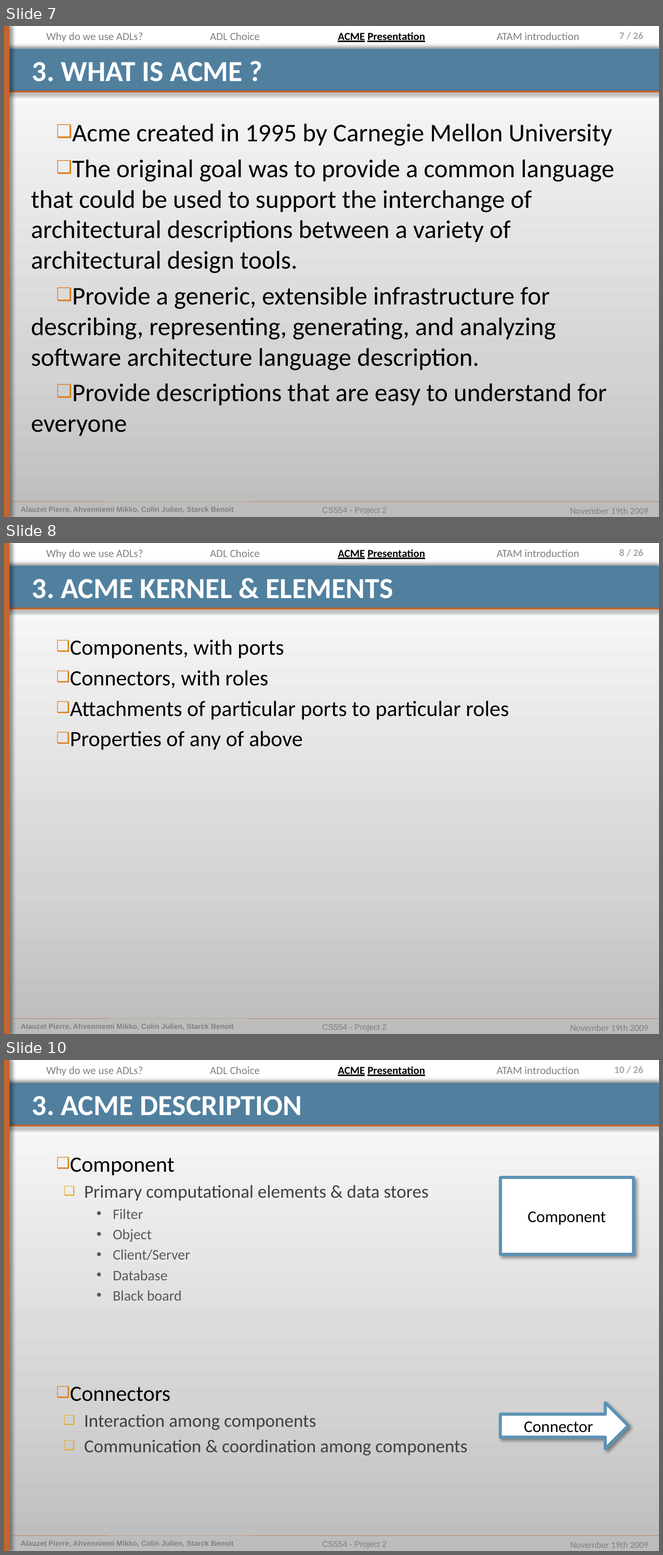
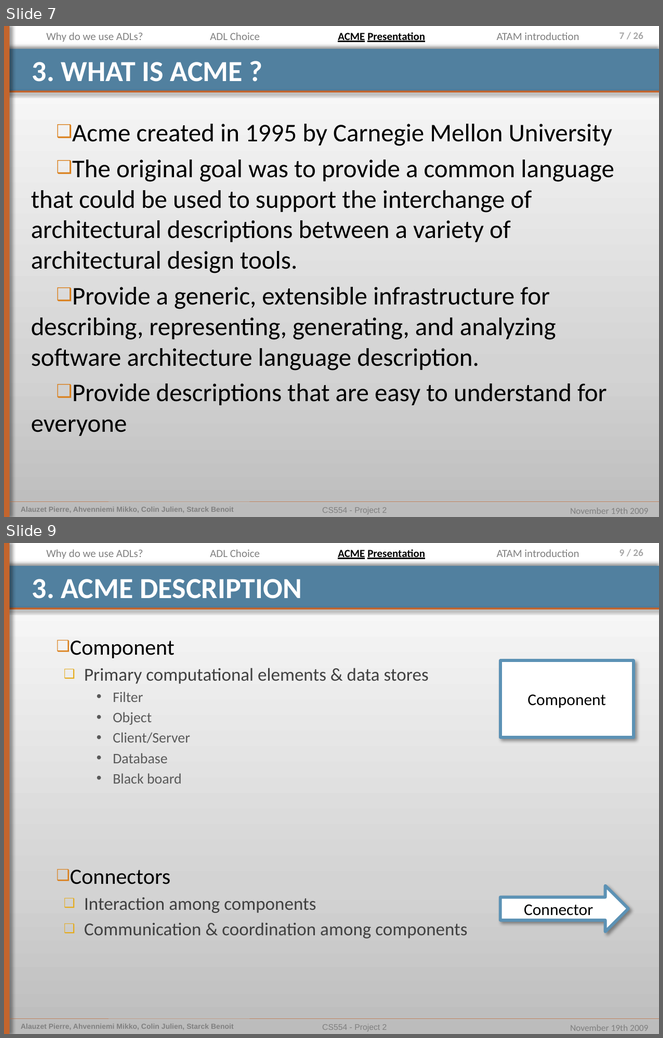
Before and after one commit to pierrealauzet/euroteam, a slide deck: Project 2/Part2/CS554_EuroTeam_Project2_OP5.pptx. Shown one above the other, each under a label of ours: slides 7, 8 and 10 before the commit, slides 7 and 9 after it; the slides between them are not shown. The pictures are 663x1555 and 663x1038 pixels, drawn with LibreOffice and Linux fonts; fonts in the diff are those of the drawing. Boxes give left, top, right and bottom in pixels: in the first picture for what was removed or moved away, otherwise in the second. Text is boxed around its words. In the diff, an @@ line names an element or a change of style, - is before the commit and + after.

```diff
--- a/Project 2/Part2/CS554_EuroTeam_Project2_OP5.pptx
+++ b/Project 2/Part2/CS554_EuroTeam_Project2_OP5.pptx
@@ slide 8 removed at [4,543,659,1034], background gradient #BDBDBD to #D3D3D3 to #FFFFFF; not listed: 9 template elements that a slide beside it also shows @@
@@ text removed at [46,549,143,559] @@
-Why do we use ADLs?
@@ text removed at [210,549,260,557] @@
-ADL Choice
@@ text removed at [338,549,425,559] @@
-ACME Presentation
@@ text removed at [497,549,579,557] @@
-ATAM introduction
@@ title removed at [32,579,393,599] @@
-3. ACME KERNEL & ELEMENTS
@@ text removed at [70,640,509,750] @@
-❑ Components, with ports
-❑ Connectors, with roles
-❑ Attachments of particular ports to particular roles
-❑ Properties of any of above
@@ what was slide 10 is now slide 9 @@
@@ page number at [620,549,644,556]: text changed @@
-10 / 26
+9 / 26
```
Also in this commit, not shown: 4 slides changed, 4 other slides removed.
